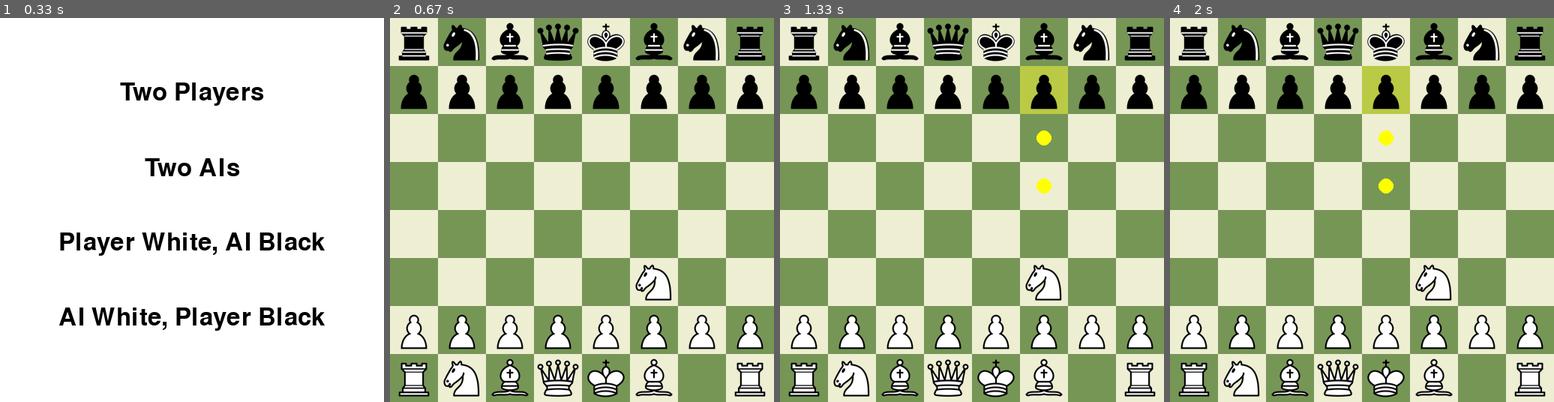
Above: before the commit, frames 1-4 (left to right).
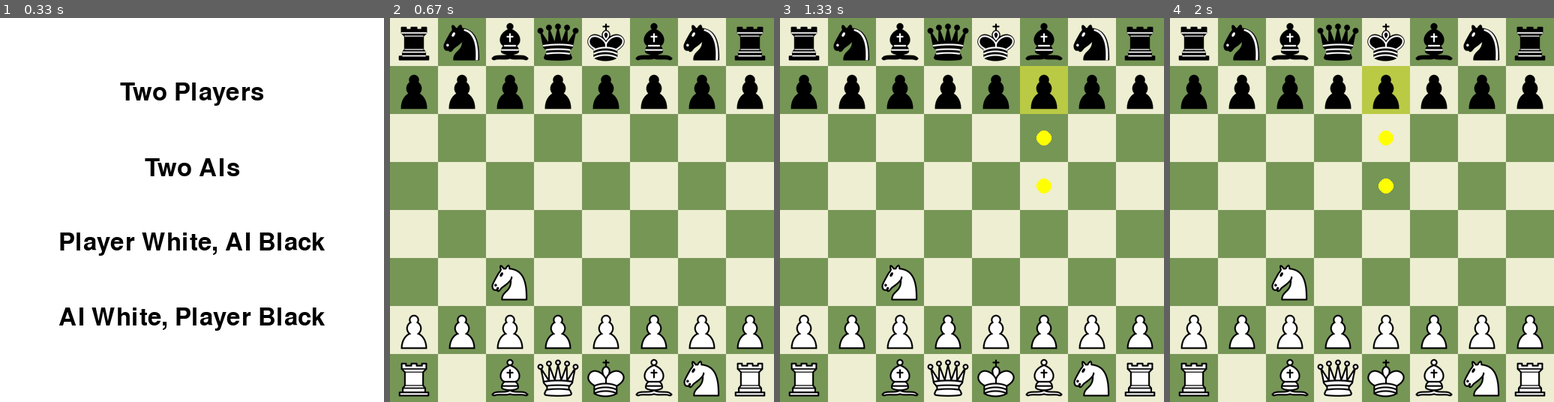
Above: after the commit, the same moments.

Repository: LeQuangMien10/ChessAI
Game: pygame game, started from main.py
The game is run twice, just before and just after one commit, with the same random seed, the same clock (stepped at 60 frames per second) and the same inputs.
Inputs (mouse positions are in pixels of both pictures, inside the frame that each line leads up to):
- Up to frame 1 (0.33 s): no input
- Up to frame 2 (0.67 s): click (582, 317) at 0.38 s
- Up to frame 3 (1.33 s): click (1029, 75) at 1.22 s
- Up to frame 4 (2 s): click (1504, 344) at 1.55 s; click (1369, 79) at 1.88 s

Frame 1 is identical in both runs. In frame 2, 2.5% of the frame differs, in the area x 13-86%, y 64-99%; in frame 3, 2.5%; in frame 4, 2.5%.

Commit message:
More depth bug, transposition table

Diff:
--- a/changes.txt
+++ b/changes.txt
@@ -7,3 +7,4 @@
 9:32 PM 12/4/2025: Thêm logic bị thiếu cho menu
 10:08 PM 12/4/2025: Thêm logic kết thúc game
 10:45 PM 12/4/2025: Sửa lỗi depth chẵn lần 2
+1:52 AM 13/4/2025: Sửa lỗi depth chẵn lần 3
--- a/config.py
+++ b/config.py
@@ -18,7 +18,8 @@
 AI_VS_PLAYER = 3
 
 # Game
-DEFAULT_DEPTH = 2
+DEFAULT_DEPTH = 3
+TRANSPOSITION_FILE = 'transposition_table.pkl'
 
 PAWN_POSITION_BONUS = [
     [ 0,  0,  0,  0,  0,  0,  0,  0],
--- a/game.py
+++ b/game.py
@@ -40,12 +40,12 @@
 
 def promote_pawn(board, move, screen):
     """Kiểm tra nếu quân tốt đi đến hàng cuối và yêu cầu phong cấp bằng Pygame."""
-    piece = board.piece_at(move.from_square)
+    piece_ = board.piece_at(move.from_square)
 
-    if piece and piece.piece_type == chess.PAWN:
-        last_rank = 7 if piece.color == chess.WHITE else 0  # Lấy hàng cuối cùng cho từng màu
+    if piece_ and piece_.piece_type == chess.PAWN:
+        last_rank = 7 if piece_.color == chess.WHITE else 0  # Lấy hàng cuối cùng cho từng màu
         if chess.square_rank(move.to_square) == last_rank:  # Kiểm tra tốt đã đến hàng cuối chưa
-            color = "white" if piece.color == chess.WHITE else "black"
+            color = "white" if piece_.color == chess.WHITE else "black"
             promotion_choice = choose_promotion_pygame(screen, color)
             move.promotion = promotion_choice
 
--- a/minimax.py
+++ b/minimax.py
@@ -1,14 +1,30 @@
+import pickle
 import time
-from tokenize import String
+import os
 
 import chess
 
 import config
 from config import *
+from transposition_table import compute_zorbist_hash
+
+# Load transposition table nếu có
+if os.path.exists(TRANSPOSITION_FILE):
+    with open(TRANSPOSITION_FILE, 'rb') as f:
+        transposition_table = pickle.load(f)
+else:
+    transposition_table = {}
+
+def save_transposition_table(min_depth=2):
+    filtered_table = {
+        k: v for k, v in transposition_table.items() if v['depth'] >= min_depth
+    }
+    with open(TRANSPOSITION_FILE, 'wb') as f:
+        pickle.dump(filtered_table, f)
 
 def evaluate_board(board_):
     if board_.is_checkmate():
-        return float('inf') if board_.turn == chess.WHITE else -float('inf')
+        return -float('inf') if DEFAULT_DEPTH % 2 == 1 else float('inf')
     if board_.is_stalemate() or board_.is_insufficient_material():
         return 0
 
@@ -23,7 +39,7 @@
     for square in center_squares:
         piece = board_.piece_at(square)
         if piece:
-            if piece.color == chess.WHITE:
+            if piece.color == board_.turn:
                 evaluation += 10
             else:
                 evaluation -= 10
@@ -52,21 +68,21 @@
                 positional_bonus = 0
 
             total = value + positional_bonus
-            evaluation += total if piece.color == chess.WHITE else -total
+            evaluation += total if piece.color == board_.turn else -total
 
             # 4. Phạt quân treo
             attackers = board_.attackers(not piece.color, square)
             defenders = board_.attackers(piece.color, square)
             if attackers and not defenders:
                 penalty = value // 2
-                evaluation -= penalty if piece.color == chess.WHITE else -penalty
+                evaluation -= penalty if piece.color == board_.turn else -penalty
 
     # 5. Thưởng bảo vệ vua
     for color in [chess.WHITE, chess.BLACK]:
         king_square = board_.king(color)
         if king_square:
             defenders = len(board_.attackers(color, king_square))
-            if color == chess.WHITE:
+            if color == board_.turn:
                 evaluation += defenders * 5
             else:
                 evaluation -= defenders * 5
@@ -75,36 +91,40 @@
 
 
 def minimax(board, depth, alpha, beta, is_maximizing):
+    key = compute_zorbist_hash(board)
+    if key in transposition_table and transposition_table[key]['depth'] >= depth:
+        return transposition_table[key]['value']
+
     if depth == 0 or board.is_game_over():
-        if ((board.turn == chess.WHITE and DEFAULT_DEPTH % 2 == 1) or
-                (board.turn == chess.BLACK and DEFAULT_DEPTH % 2 == 0)):
-            return -evaluate_board(board)
-        else:
-            return evaluate_board(board)
+        value = -evaluate_board(board) if DEFAULT_DEPTH % 2 == 1 else evaluate_board(board)
+        transposition_table[key] = {'value': value, 'depth': depth}
+        return value
 
     if is_maximizing:
         max_value = -float('inf')
-        for move in order_moves(board):  # Sử dụng order_moves đã tích hợp is_important_move
+        for move in order_moves(board):
             board.push(move)
             evaluation = minimax(board, depth - 1, alpha, beta, not is_maximizing)
             board.pop()
 
             max_value = max(max_value, evaluation)
-            alpha = max(alpha, evaluation)
+            alpha = max(alpha, max_value)
             if alpha >= beta:
                 break
+        transposition_table[key] = {'value': max_value, 'depth': depth}
         return max_value
     else:
         min_value = float('inf')
-        for move in order_moves(board):  # Sử dụng order_moves đã tích hợp is_important_move
+        for move in order_moves(board):
             board.push(move)
             evaluation = minimax(board, depth - 1, alpha, beta, not is_maximizing)
             board.pop()
 
             min_value = min(min_value, evaluation)
-            beta = min(beta, evaluation)
+            beta = min(beta, min_value)
             if beta <= alpha:
                 break
+        transposition_table[key] = {'value': min_value, 'depth': depth}
         return min_value
 
 
@@ -112,25 +132,44 @@
     start_time = time.time()
 
     best_move = None
+    # if board.turn == chess.WHITE:
+    #     best_value = -float('inf')
+    #     is_maximizing = True
+    # else:
+    #     best_value = float('inf')
+    #     is_maximizing = False
     best_value = -float('inf')
+    is_maximizing = True
 
     for move in order_moves(board):
-        # Kiểm tra nếu đi nước này sẽ dẫn đến hòa 5 lần lặp
+        # Kiểm tra nếu đi nước này sẽ dẫn đến hòa 3 lần lặp
         if is_threefold_repetition_if_move(board, move):
             white_score, black_score = material_score(board)
             print("white: " + str(white_score))
             print("black: " + str(black_score))
 
-            if black_score >= white_score + 100:
-                continue  # Đen đang lợi thế → tránh hòa
-            elif black_score <= white_score - 200:
-                return move  # Đen thua nặng → chấp nhận hòa
+            if board.turn == chess.BLACK:
+                if black_score >= white_score + 100:
+                    continue  # Đen đang lợi thế → tránh hòa
+                elif black_score <= white_score - 200:
+                    return move  # Đen thua nặng → chấp nhận hòa
+            else:
+                if white_score >= black_score + 100:
+                    continue
+                elif white_score <= black_score - 200:
+                    return move
 
         # Đánh giá nước đi thông qua minimax
         board.push(move)
-        evaluation = minimax(board, depth - 1, float('-inf'), float('inf'), False)
+        evaluation = minimax(board, depth - 1, float('-inf'), float('inf'), not is_maximizing)
         board.pop()
 
+        # if board.turn == chess.WHITE and evaluation > best_value:
+        #     best_value = evaluation
+        #     best_move = move
+        # elif board.turn == chess.BLACK and evaluation < best_value:
+        #     best_value = evaluation
+        #     best_move = move
         if evaluation > best_value:
             best_value = evaluation
             best_move = move
@@ -207,7 +246,7 @@
 def is_threefold_repetition_if_move(board, move):
     board_copy = board.copy()
     board_copy.push(move)
-    return board_copy.is_repetition(5) #3 lần lặp => Có thể cầu hòa, 5 lần lặp => Bắt buộc hòa
+    return board_copy.is_repetition(3) #3 lần lặp => Có thể cầu hòa, 5 lần lặp => Bắt buộc hòa
 
 #Hàm tính giá trị quân còn lại trên bàn
 def material_score(board):
--- /dev/null
+++ b/transposition_table.py
@@ -0,0 +1,61 @@
+import chess
+import random
+
+def init_zobrist_table(seed=0):
+    """Khởi tạo bảng Zobrist với seed cho tính tái lập."""
+    random.seed(seed)
+    global ZORBIST_TABLE, ZORBIST_BLACK_TO_MOVE, ZORBIST_CASTLING, ZORBIST_EN_PASSANT
+    ZORBIST_TABLE = [[random.getrandbits(64) for _ in range(12)] for _ in range(64)]
+    ZORBIST_BLACK_TO_MOVE = random.getrandbits(64)
+    ZORBIST_CASTLING = [random.getrandbits(64) for _ in range(16)]  # 2^4 trạng thái nhập thành
+    ZORBIST_EN_PASSANT = [random.getrandbits(64) for _ in range(8)]  # 8 cột
+
+# Khởi tạo bảng Zobrist với seed mặc định
+init_zobrist_table(seed=0)
+
+def compute_zorbist_hash(board: chess.Board) -> int:
+    """
+    Tính Zobrist hash cho trạng thái bàn cờ.
+
+    Args:
+        board: Đối tượng chess.Board đại diện cho trạng thái bàn cờ.
+
+    Returns:
+        Giá trị băm 64-bit duy nhất cho trạng thái bàn cờ.
+
+    Raises:
+        ValueError: Nếu board không phải là đối tượng chess.Board.
+    """
+    if not isinstance(board, chess.Board):
+        raise ValueError("Input must be a chess.Board object")
+
+    zorbist_hash = 0
+
+    # Xử lý quân cờ
+    for square in chess.SQUARES:
+        piece = board.piece_at(square)
+        if piece:
+            piece_index = piece.piece_type - 1  # 0-5 cho Trắng (Tốt, Mã, Tượng, Xe, Hậu, Vua)
+            if piece.color == chess.BLACK:
+                piece_index += 6  # 6-11 cho Đen
+            zorbist_hash ^= ZORBIST_TABLE[square][piece_index]
+
+    # Xử lý lượt đi
+    if board.turn == chess.BLACK:
+        zorbist_hash ^= ZORBIST_BLACK_TO_MOVE
+
+    # Xử lý quyền nhập thành
+    castling_index = (
+        (1 if board.has_kingside_castling_rights(chess.WHITE) else 0) << 0 |
+        (1 if board.has_queenside_castling_rights(chess.WHITE) else 0) << 1 |
+        (1 if board.has_kingside_castling_rights(chess.BLACK) else 0) << 2 |
+        (1 if board.has_queenside_castling_rights(chess.BLACK) else 0) << 3
+    )
+    zorbist_hash ^= ZORBIST_CASTLING[castling_index]
+
+    # Xử lý bắt qua đường
+    if board.ep_square is not None:
+        ep_column = chess.square_file(board.ep_square)
+        zorbist_hash ^= ZORBIST_EN_PASSANT[ep_column]
+
+    return zorbist_hash
